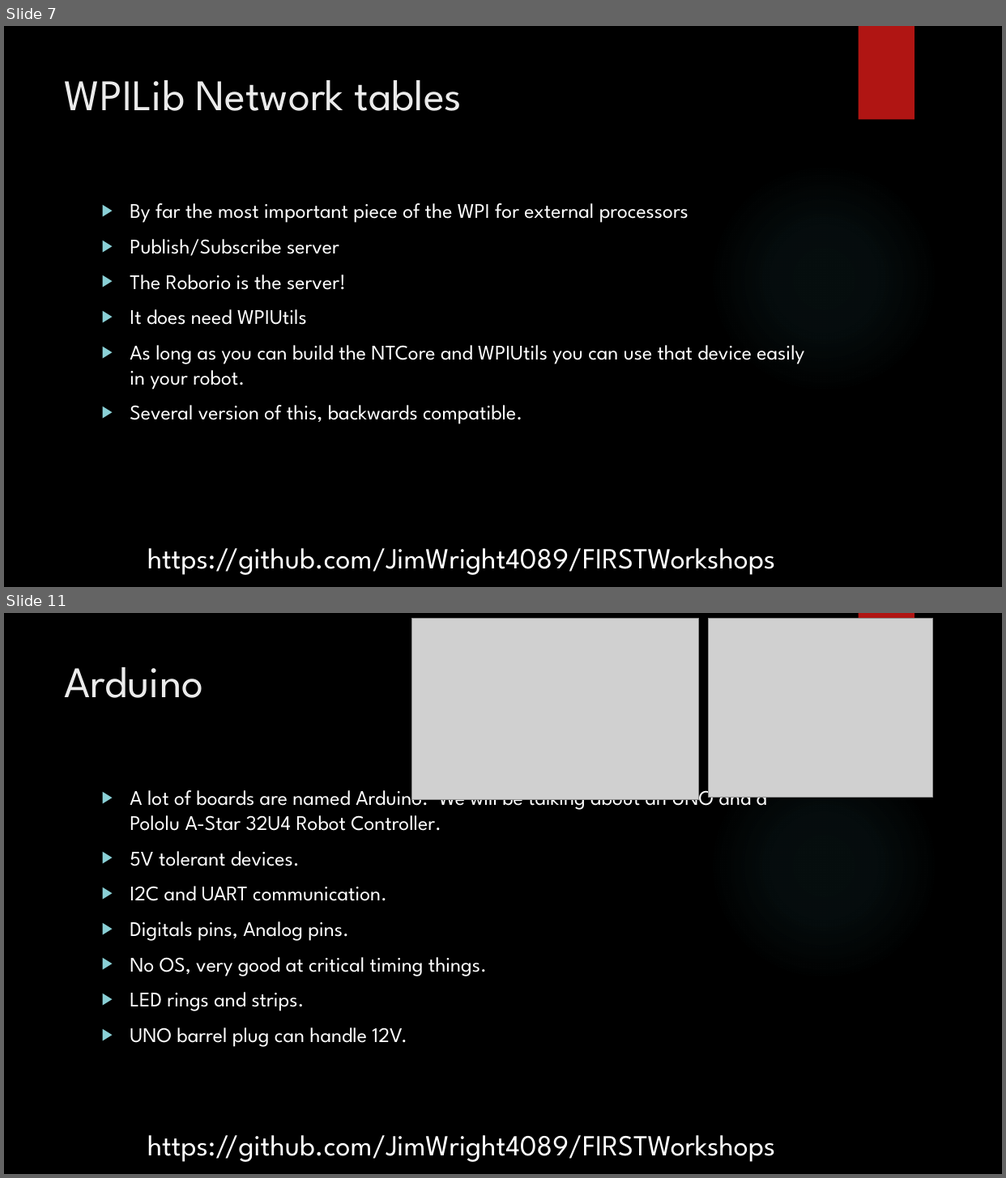
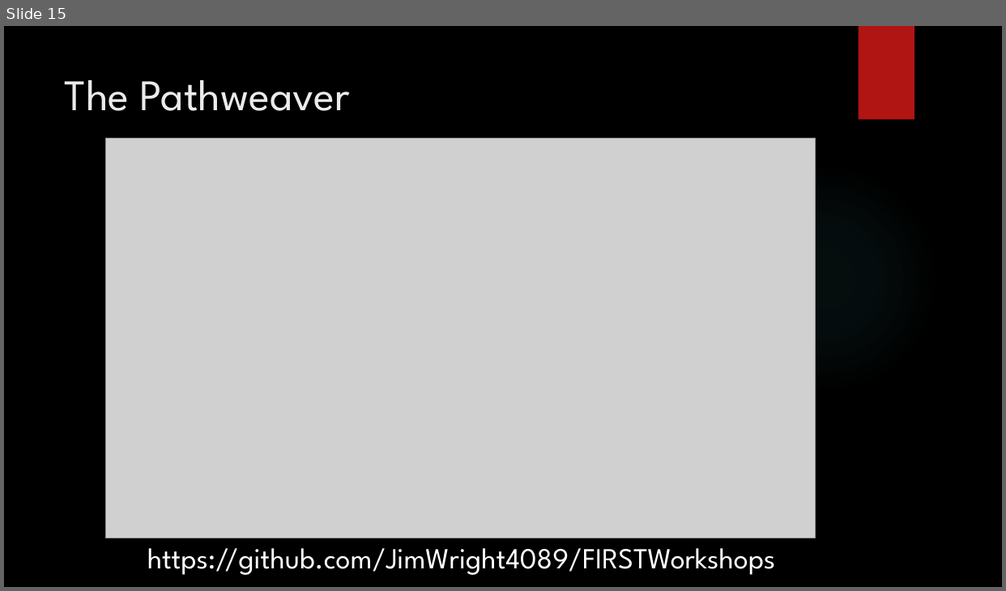
Before and after one commit to JimWright4089/FIRSTWorkshops, a slide deck: FRC/2019/Pathfinding/Pathfinding.pptx. Shown one above the other, each under a label of ours: slides 7 and 11 before the commit, slide 15 after it; the slides between them are not shown. The pictures are 1006x1178 and 1006x591 pixels, drawn with LibreOffice and Linux fonts; fonts in the diff are those of the drawing; grey boxes stand for pictures; background and template pictures are left out. Boxes give left, top, right and bottom in pixels: in the first picture for what was removed or moved away, otherwise in the second. Text is boxed around its words. In the diff, an @@ line names an element or a change of style, - is before the commit and + after.

```diff
--- a/FRC/2019/Pathfinding/Pathfinding.pptx
+++ b/FRC/2019/Pathfinding/Pathfinding.pptx
@@ slide 11 removed at bbox=[4, 613, 1002, 1174], background picture (left out); not listed: 2 template elements that a slide beside it also shows @@
@@ picture removed at bbox=[412, 618, 700, 800] @@
@@ picture removed at bbox=[709, 618, 932, 797] @@
@@ title removed at bbox=[65, 667, 204, 698] @@
-Arduino
@@ text removed at bbox=[130, 784, 768, 1047] @@
-▶ A lot of boards are named Arduino. We will be talking about an UNO and a Pololu A-Star 32U4 Robot Controller.
-▶ 5V tolerant devices.
-▶ I2C and UART communication.
-▶ Digitals pins, Analog pins.
-▶ No OS, very good at critical timing things.
-▶ LED rings and strips.
-▶ UNO barrel plug can handle 12V.
@@ text removed at bbox=[147, 1135, 775, 1162] @@
-https://github.com/JimWright4089/FIRSTWorkshops
@@ what was slide 7 is now slide 15 @@
@@ slide 15 changed as well @@
@@ title at bbox=[65, 80, 350, 111]: text changed @@
-WPILib Network tables
+The Pathweaver
@@ picture added at bbox=[105, 139, 816, 538] @@
@@ text removed at bbox=[130, 203, 804, 425] @@
-▶ By far the most important piece of the WPI for external processors
-▶ Publish/Subscribe server
-▶ The Roborio is the server!
-▶ It does need WPIUtils
-▶ As long as you can build the NTCore and WPIUtils you can use that device easily in your robot.
-▶ Several version of this, backwards compatible.
```
Also in this commit, not shown: 10 other slides changed, 13 slides added, 8 other slides removed.
